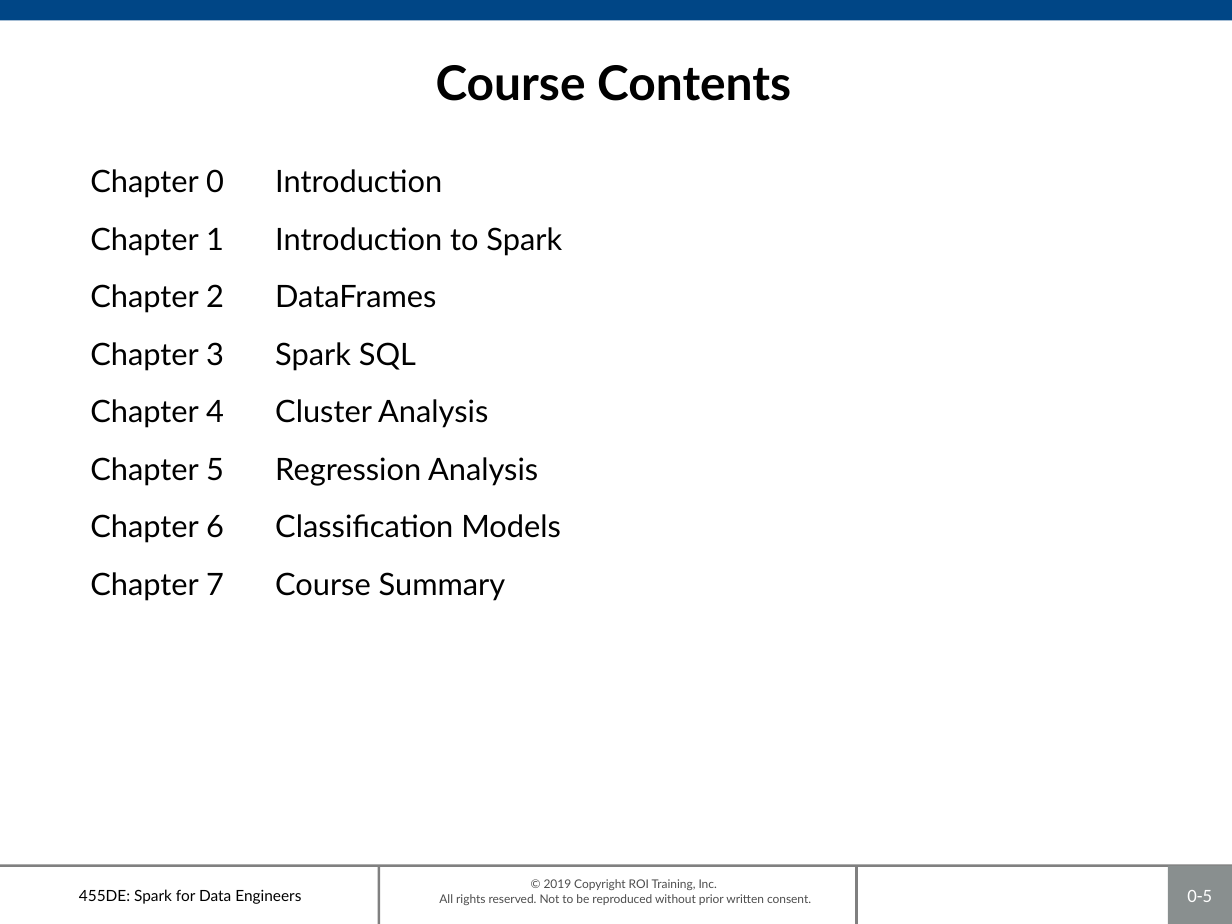
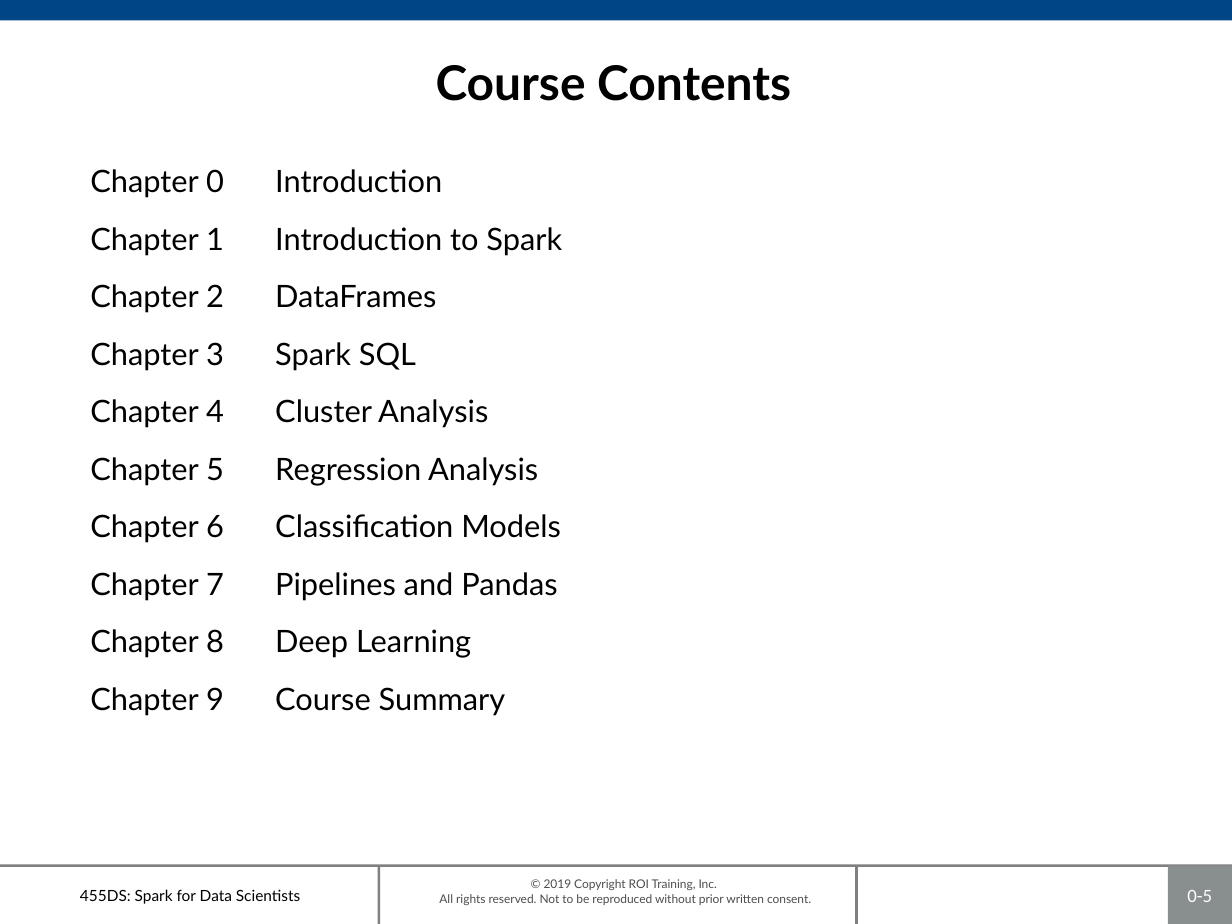
Before and after one commit to roitraining/SparkforDataScientists, a slide deck: slide 5 of 455DS-Ch00_Introduction.pptx. Drawn at 1232x924 pixels with LibreOffice and Linux fonts; fonts in the diff are those of the drawing; background and template pictures are left out. Boxes give left, top, right and bottom in pixels: in the first picture for what was removed or moved away, otherwise in the second. Text is boxed around its words. In the diff, an @@ line names an element or a change of style, - is before the commit and + after.

```diff
--- a/455DS-Ch00_Introduction.pptx
+++ b/455DS-Ch00_Introduction.pptx
@@ text at (90,572,557,716): text changed @@
-Chapter 7 Course Summary
+Chapter 7 Pipelines and Pandas
+Chapter 8 Deep Learning
+Chapter 9 Course Summary
@@ text at (80,889,300,904): text changed @@
-455DE: Spark for Data Engineers
+455DS: Spark for Data Scientists
```
Also in this commit, not shown: 7 other slides changed, 10 other files.
